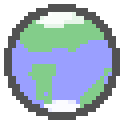
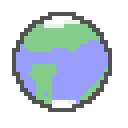
Layer changes from the first w=128, h=128 image to the second:
added layer "Layer 9" above "Layer 8" over 12, 12, 112, 112
painted on "Layer 8" over 4, 4, 120, 120
